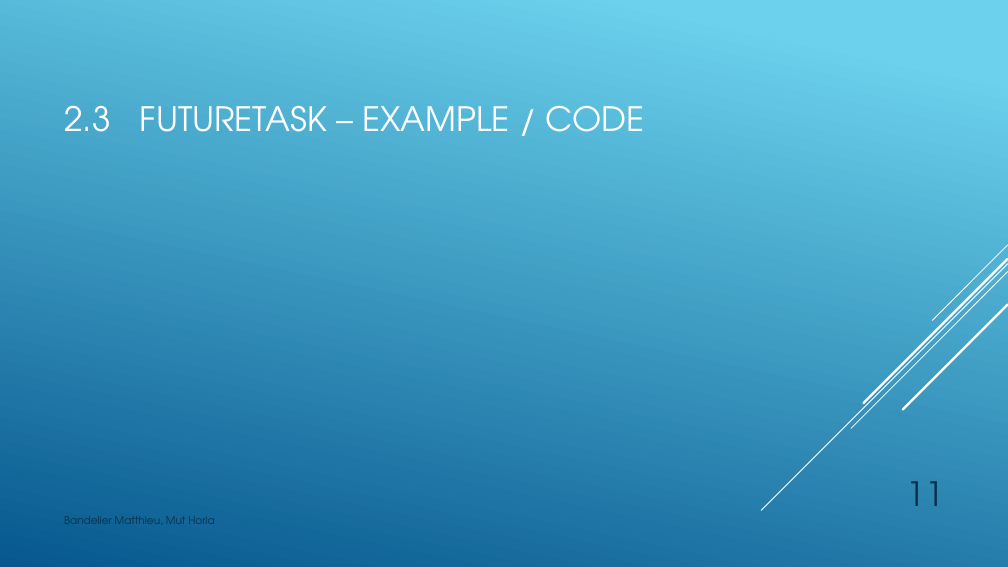
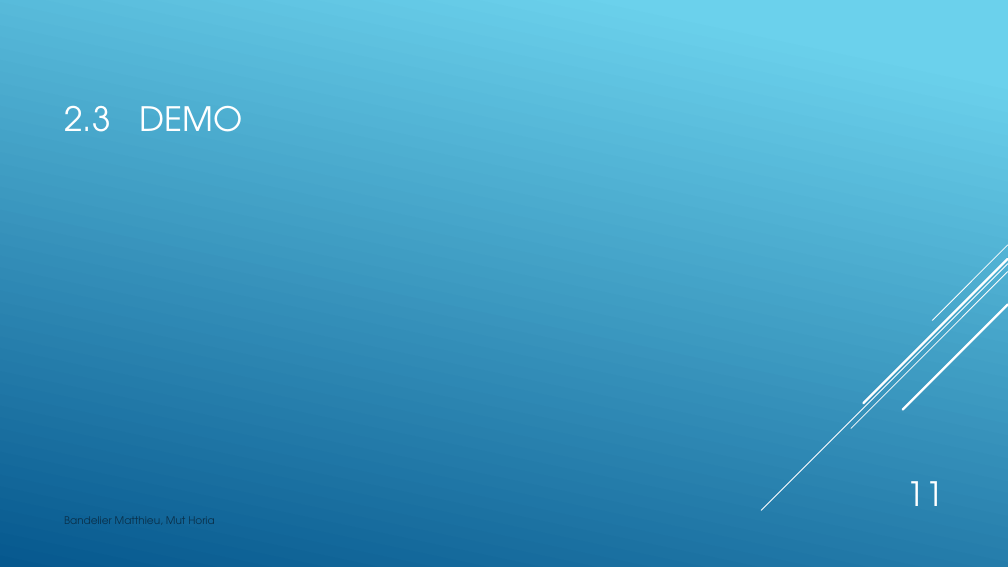
Before and after one commit to Drakesinger/FutureTaskAndCallable, a slide deck: slide 11 of presentation/CallableFutureTask.pptx. Drawn at 1008x567 pixels with LibreOffice and Linux fonts; fonts in the diff are those of the drawing. Boxes give left, top, right and bottom in pixels: in the first picture for what was removed or moved away, otherwise in the second. Text is boxed around its words. In the diff, an @@ line names an element or a change of style, - is before the commit and + after.

Commit message:
Finish FutureTask part of the presentation.

```diff
--- a/presentation/CallableFutureTask.pptx
+++ b/presentation/CallableFutureTask.pptx
@@ title at <box>64,105,243,132</box>: text changed @@
-2.3 FUTURETASK – EXAMPLE / CODE
+2.3 DEMO
@@ page number at <box>906,481,943,506</box>: text colour #0A304A to #FFFFFF @@
```
Also in this commit, not shown: 5 other slides changed.
